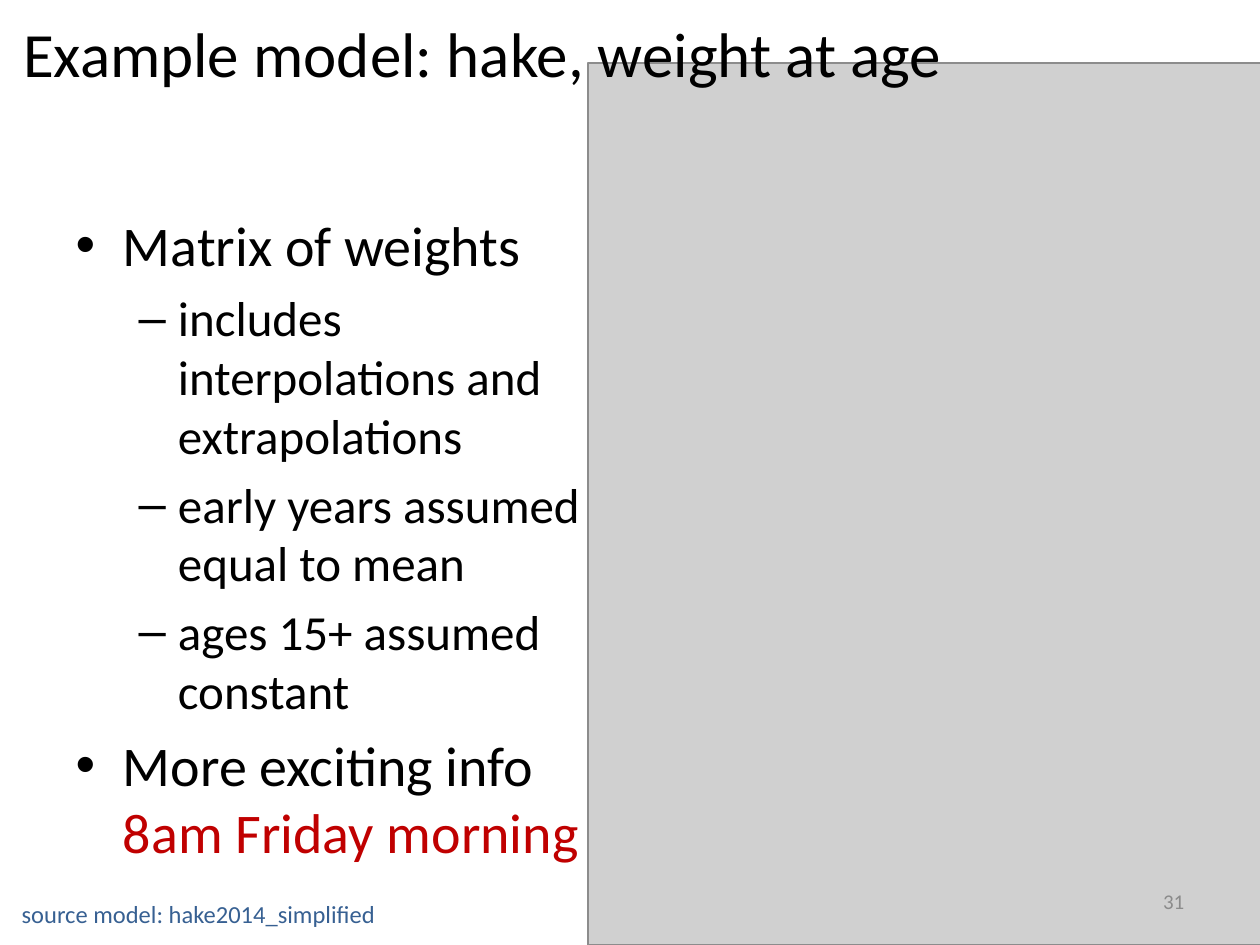
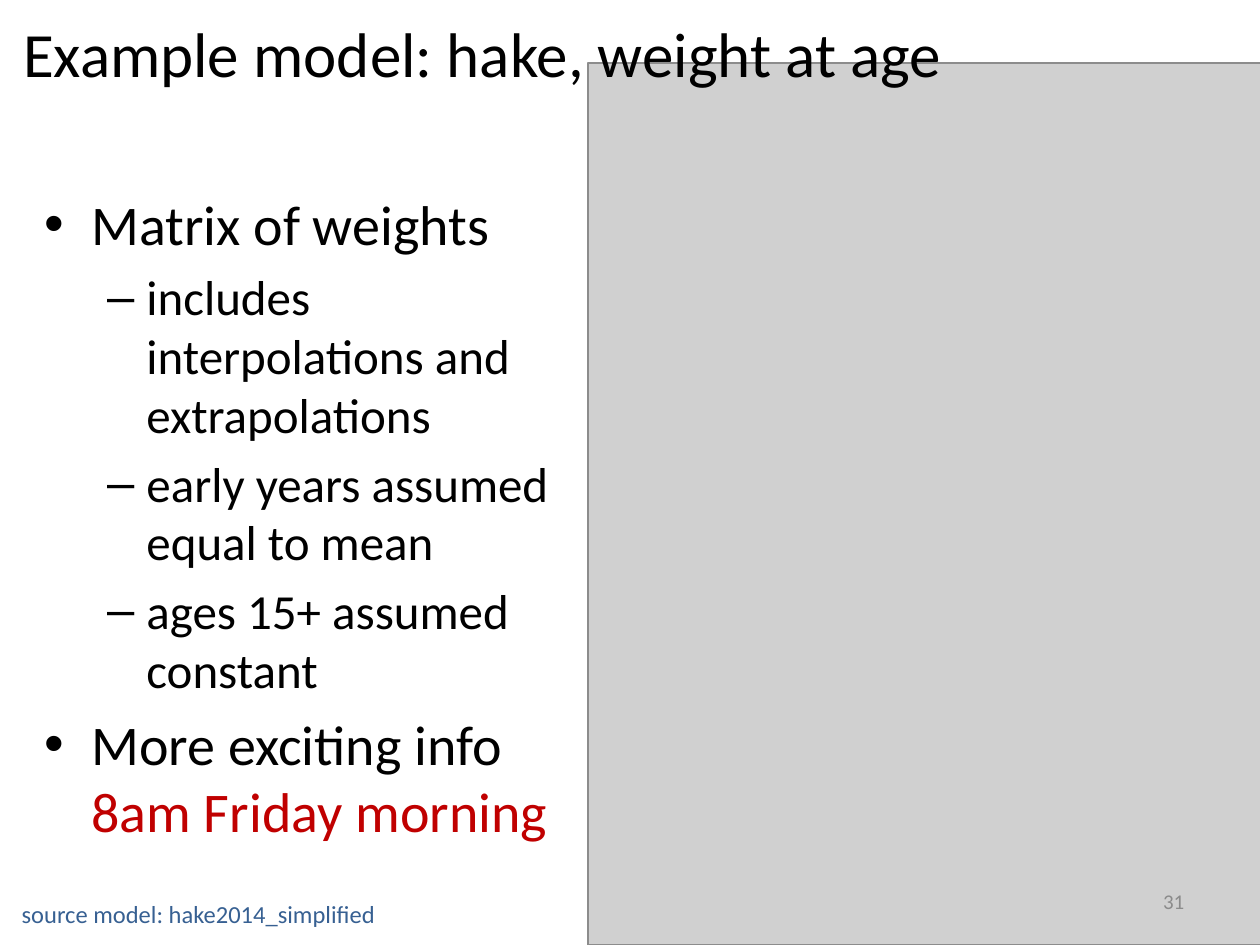
Before and after one commit to iantaylor-NOAA/SSgrowth, a slide deck: slide 31 of Modeling growth in SS.pptx. Drawn at 1260x945 pixels with LibreOffice and Linux fonts; fonts in the diff are those of the drawing; grey boxes stand for pictures. Boxes give left, top, right and bottom in pixels: in the first picture for what was removed or moved away, otherwise in the second. Text is boxed around its words. In the diff, an @@ line names an element or a change of style, - is before the commit and + after.

```diff
--- a/Modeling growth in SS.pptx
+++ b/Modeling growth in SS.pptx
@@ text "Matrix of weights": place and size @@
-text "Matrix of weights" at bbox=[123, 227, 580, 863]
+text "Matrix of weights" at bbox=[91, 206, 549, 842]
```
Also in this commit, not shown: 10 other slides changed, 9 slides added, 20 other files.
